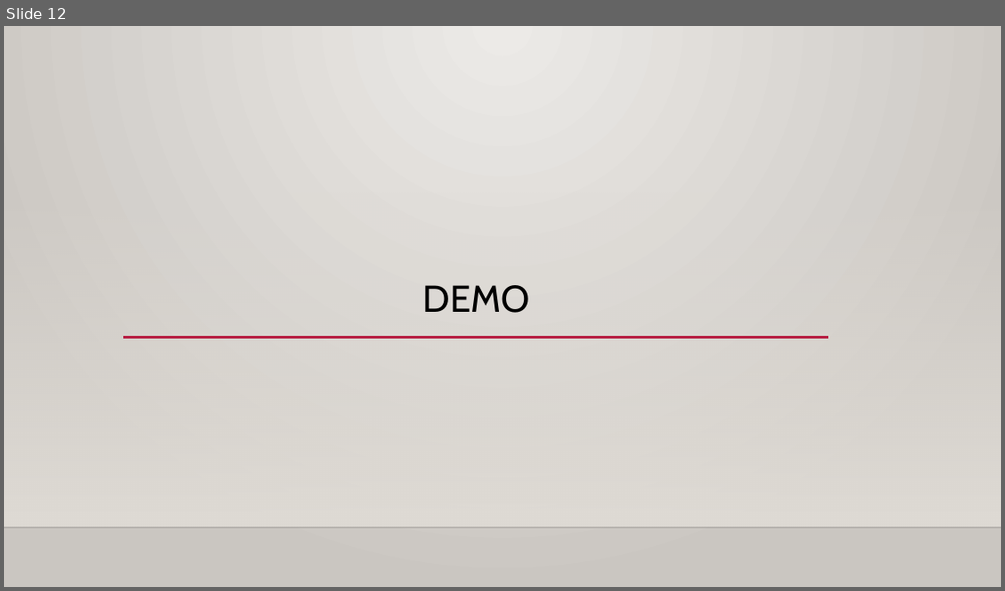
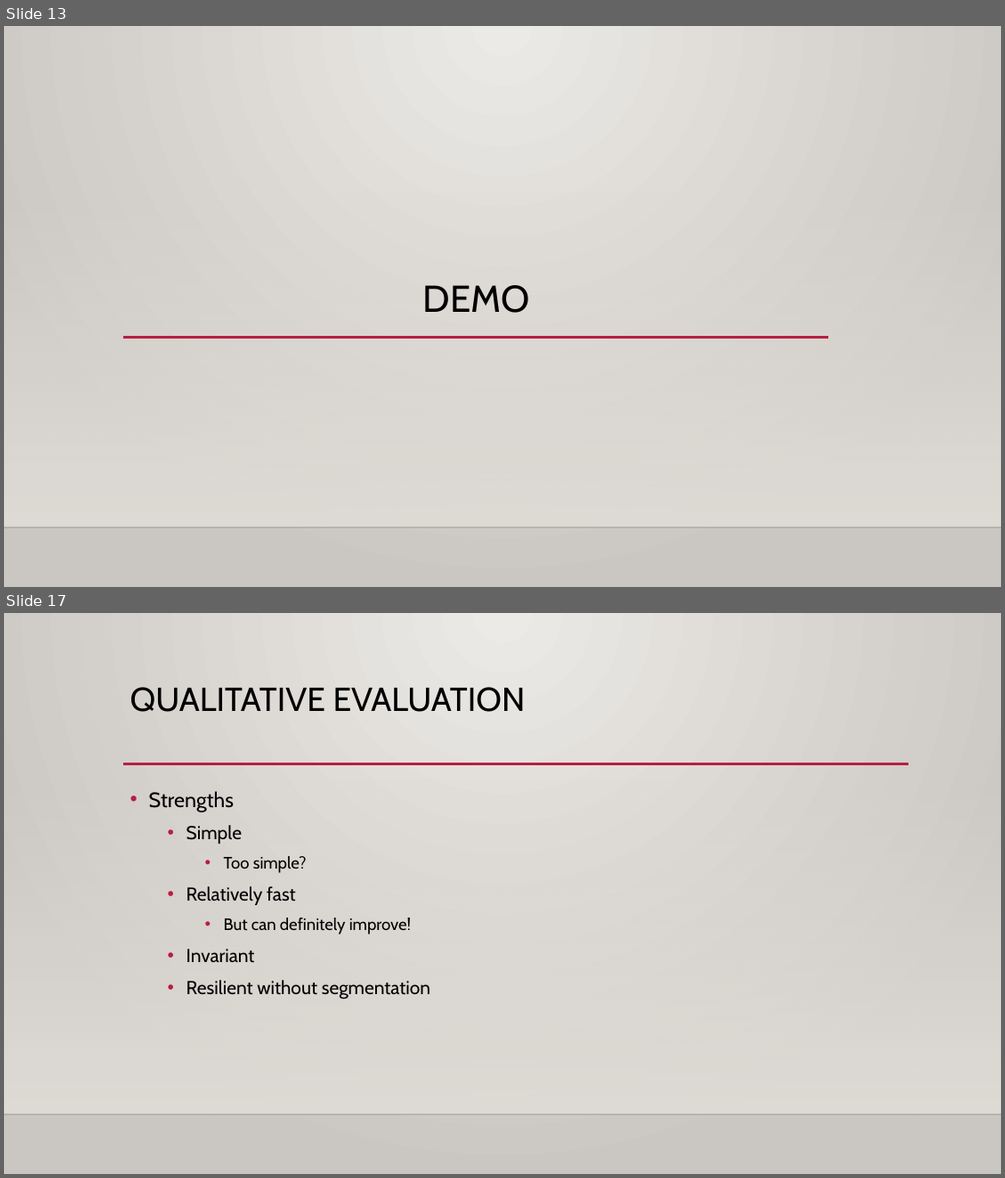
Before and after one commit to timothythiecke/ComputerVisieProject, a slide deck: Presentation/presentation.pptx. Shown one above the other, each under a label of ours: slide 12 before the commit, slides 13 and 17 after it; the slides between them are not shown. The pictures are 1005x591 and 1005x1178 pixels, drawn with LibreOffice and Linux fonts; fonts in the diff are those of the drawing; background and template pictures are left out. Boxes give left, top, right and bottom in pixels: in the first picture for what was removed or moved away, otherwise in the second. Text is boxed around its words. In the diff, an @@ line names an element or a change of style, - is before the commit and + after.

```diff
--- a/Presentation/presentation.pptx
+++ b/Presentation/presentation.pptx
@@ slide 17 added at [4, 613, 1001, 1174], background gradient #ECEAE7 to #CAC7C1; not listed: 2 template elements that a slide beside it also shows @@
@@ title added at [130, 687, 526, 712], 32 pt, text #000000 @@
+QUALITATIVE EVALUATION
@@ line added from (123, 764) to (909, 764), #B71E42 2.5 pt @@
@@ text added at [149, 791, 430, 999], 18 pt, text #000000 @@
+• Strengths
+  • Simple
+    • Too simple?
+  • Relatively fast
+    • But can definitely improve!
+  • Invariant
+  • Resilient without segmentation
@@ what was slide 12 is now slide 13 @@
```
Also in this commit, not shown: 4 slides changed, 10 other slides added, 6 slides removed.
